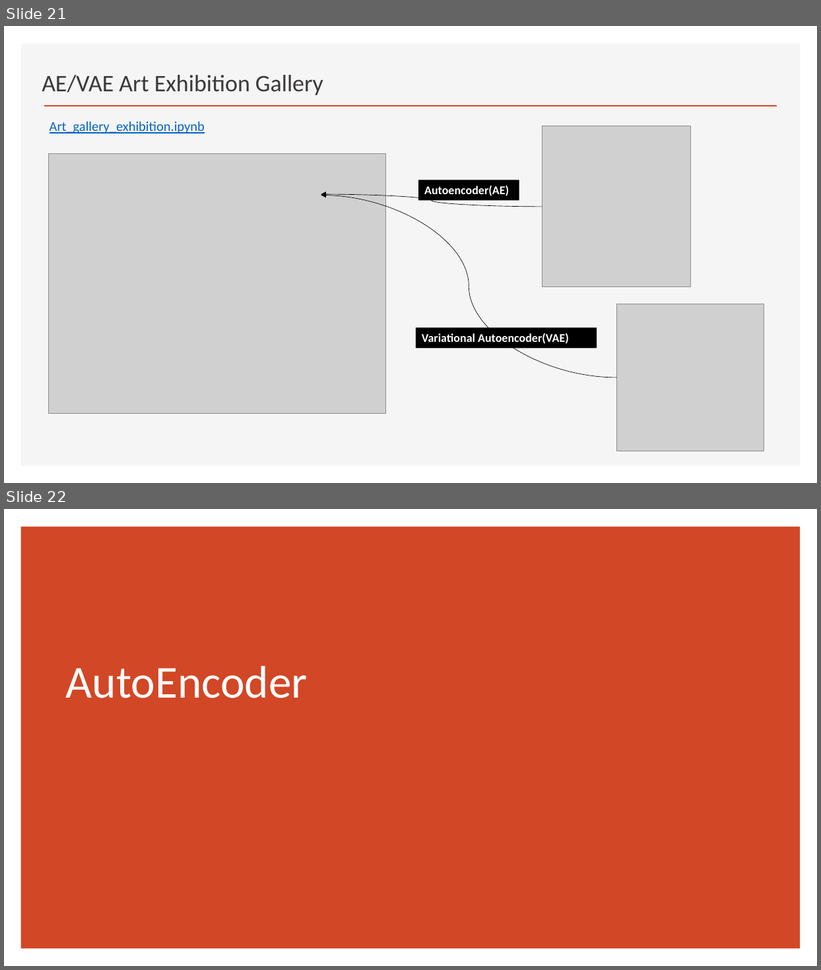
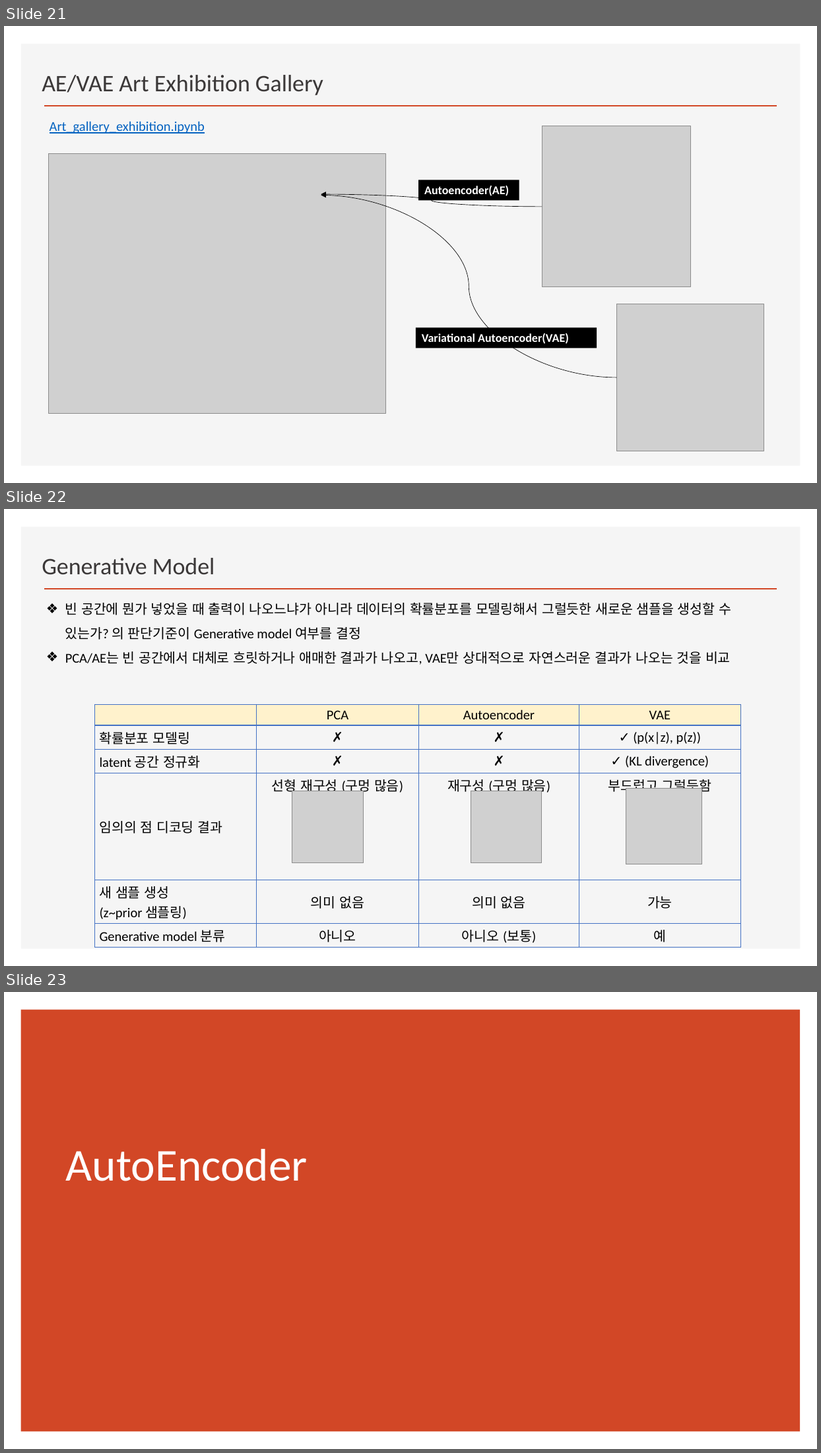
Before and after one commit to ancestor9/2026_Fall_Generative-Deep-Learning, a slide deck: Chapter 03 Variational Autoencoders.pptx. Shown one above the other, each under a label of ours: slides 21 and 22 before the commit, slides 21, 22 and 23 after it. The pictures are 821x970 and 821x1453 pixels, drawn with LibreOffice and Linux fonts; fonts in the diff are those of the drawing; grey boxes stand for pictures; background and template pictures are left out. Boxes give left, top, right and bottom in pixels: in the first picture for what was removed or moved away, otherwise in the second. Text is boxed around its words. In the diff, an @@ line names an element or a change of style, - is before the commit and + after.

```diff
--- a/Chapter 03 Variational Autoencoders.pptx
+++ b/Chapter 03 Variational Autoencoders.pptx
@@ slide 22 added at <box>4,509,817,966</box>, background #FFFFFF; not listed: 2 template elements that a slide beside it also shows @@
@@ text added at <box>42,558,215,575</box>, 28 pt, text #3B3838 @@
+Generative Model
@@ text added at <box>65,603,731,665</box>, 16 pt, text #000000 @@
+❖ 빈 공간에 뭔가 넣었을 때 출력이 나오느냐가 아니라 데이터의 확률분포를 모델링해서 그럴듯한 새로운 샘플을 생성할 수 있는가? 의 판단기준이 Generative model 여부를 결정
+❖ PCA/AE는 빈 공간에서 대체로 흐릿하거나 애매한 결과가 나오고, VAE만 상대적으로 자연스러운 결과가 나오는 것을 비교
@@ table added at <box>95,705,741,946</box>, 6 rows, 4 columns @@
+ | PCA | Autoencoder | VAE
+확률분포 모델링 | ✗ | ✗ | ✓ (p(x|z), p(z))
+latent 공간 정규화 | ✗ | ✗ | ✓ (KL divergence)
+임의의 점 디코딩 결과 | 선형 재구성 (구멍 많음) | 재구성 (구멍 많음) | 부드럽고 그럴듯함
+새 샘플 생성 / (z~prior 샘플링) | 의미 없음 | 의미 없음 | 가능
+Generative model 분류 | 아니오 | 아니오 (보통) | 예
@@ picture added at <box>292,791,364,863</box> @@
@@ picture added at <box>471,791,542,863</box> @@
@@ picture added at <box>626,789,702,865</box> @@
@@ what was slide 22 is now slide 23 @@
```
Also in this commit, not shown: 1 slide changed.
